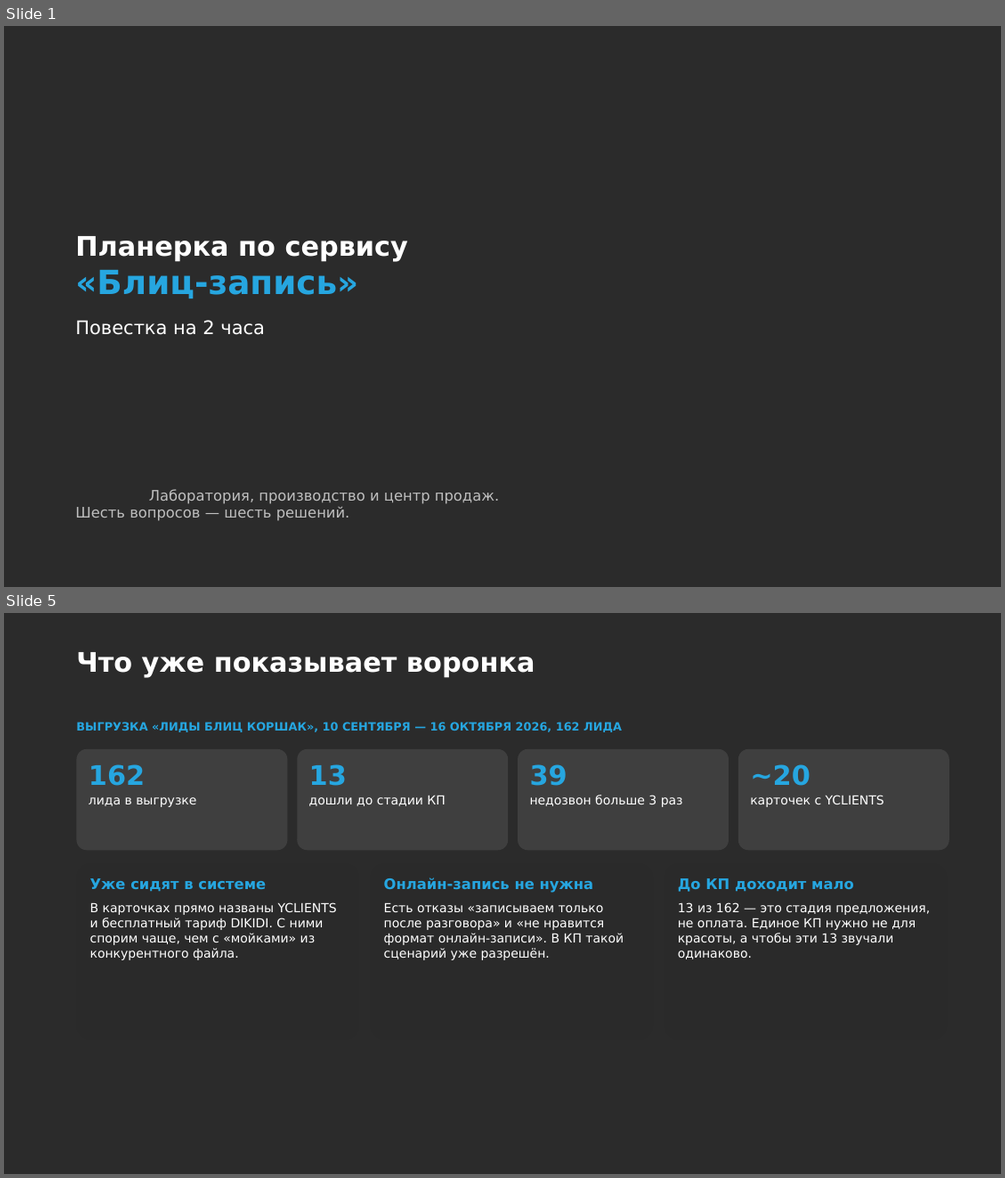
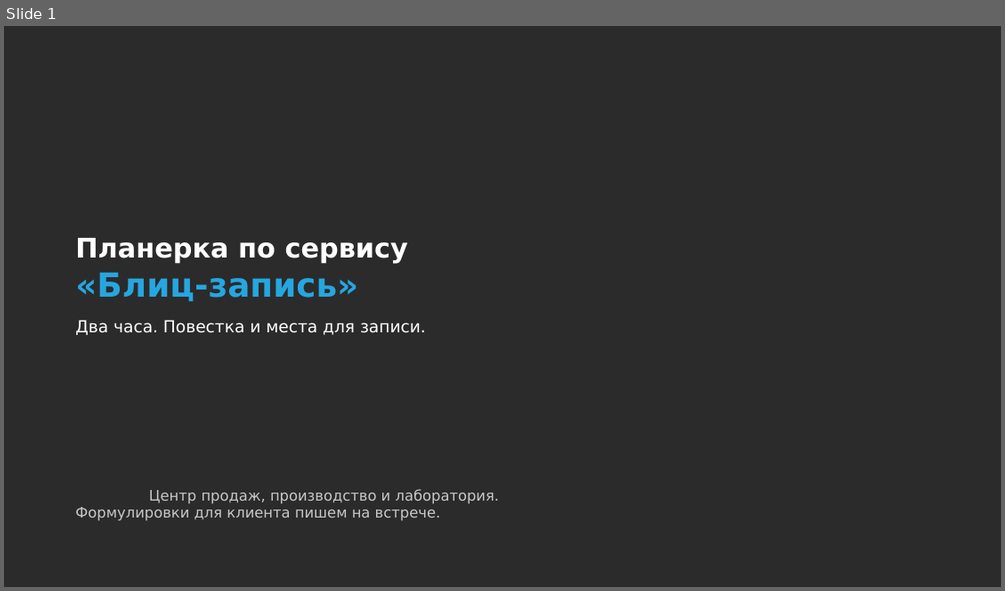
Before and after one commit to daaanilNikonov/for-lisa, a slide deck: presentation/Планерка_Блиц-запись_повестка.pptx. Shown one above the other, each under a label of ours: slides 1 and 5 before the commit, slide 1 after it; the slides between them are not shown. The pictures are 1005x1178 and 1005x591 pixels, drawn with LibreOffice and Linux fonts; fonts in the diff are those of the drawing; background and template pictures are left out; a plain dark background stands for a picture behind light text. Boxes give left, top, right and bottom in pixels: in the first picture for what was removed or moved away, otherwise in the second. Text is boxed around its words. In the diff, an @@ line names an element or a change of style, - is before the commit and + after.

```diff
--- a/presentation/Планерка_Блиц-запись_повестка.pptx
+++ b/presentation/Планерка_Блиц-запись_повестка.pptx
@@ slide 5 removed at [4,613,1001,1174], background picture (left out) @@
@@ title removed at [76,652,535,678] @@
-Что уже показывает воронка
@@ text removed at [76,722,622,732] @@
-ВЫГРУЗКА «ЛИДЫ БЛИЦ КОРШАК», 10 СЕНТЯБРЯ — 16 ОКТЯБРЯ 2026, 162 ЛИДА
@@ rounded rectangle removed at [77,749,287,850] @@
@@ text removed at [89,764,196,807] @@
-162
-лида в выгрузке
@@ rounded rectangle removed at [297,749,508,850] @@
@@ text removed at [309,764,445,806] @@
-13
-дошли до стадии КП
@@ rounded rectangle removed at [518,749,728,850] @@
@@ text removed at [530,764,683,807] @@
-39
-недозвон больше 3 раз
@@ rounded rectangle removed at [738,749,949,850] @@
@@ text removed at [750,764,884,807] @@
-~20
-карточек с YCLIENTS
@@ rounded rectangle removed at [77,863,359,1039] @@
@@ text removed at [90,878,337,960] @@
-Уже сидят в системе
-В карточках прямо названы YCLIENTS и бесплатный тариф DIKIDI. С ними спорим чаще, чем с «мойками» из конкурентного файла.
@@ rounded rectangle removed at [371,863,653,1039] @@
@@ text removed at [384,877,623,960] @@
-Онлайн-запись не нужна
-Есть отказы «записываем только после разговора» и «не нравится формат онлайн-записи». В КП такой сценарий уже разрешён.
@@ rounded rectangle removed at [664,863,947,1039] @@
@@ text removed at [678,878,930,959] @@
-До КП доходит мало
-13 из 162 — это стадия предложения, не оплата. Единое КП нужно не для красоты, а чтобы эти 13 звучали одинаково.
@@ slide 1 changed as well @@
@@ title at [75,320,426,335]: text changed; size 18 to 16 pt @@
-Повестка на 2 часа
+Два часа. Повестка и места для записи.
@@ subtitle at [75,489,500,521]: text changed; text colour #BFBFBF to #C8C8C8 @@
-Лаборатория, производство и центр продаж.
-Шесть вопросов — шесть решений.
+Центр продаж, производство и лаборатория.
+Формулировки для клиента пишем на встрече.
```
Also in this commit, not shown: 2 other slides changed, 14 slides added, 13 other slides removed, 1 other file.
